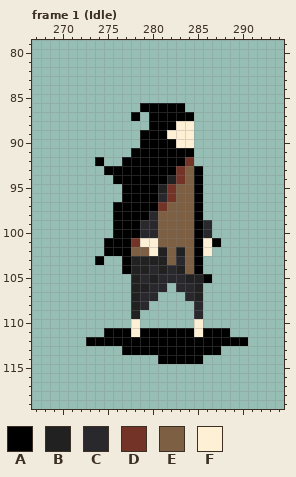
Two versions of one pixel-art file, animan/characters/animan-main-character-experimentation-0001.aseprite. The picture above is the old version.
320x160 pixels, 6 frames. Colours within 5 levels of each other are drawn and written as one. Shown: frame 1 (Idle): x 267..294, y 79..119.
Palette (. is transparent): A #000000  B #212121  C #29282d  D #733327  E #7d5f43  F #fdf0d5
Pixels before, frame 1 (Idle), first column x 273:
 86 ......AAAAA.......
 87 .....A.AAAAA......
 88 .......AAAFF......
 89 ......AAAFFF......
 90 ......AAAAFF......
 91 .....AAAAAAA......
 92 .A..AAAAAAAD......
 93 ..AAAAAAAADEA.....
 94 ...AAAAAABDEA.....
 95 ....AAAABDEEA.....
 96 ....AAAACDEEA.....
 97 ...AAAAADEEEA.....
 98 ...AAAACEEEEA.....
 99 ...AAACCEEEEAC....
100 ...AAACCEEEEAC....
101 ..AAADFFEEEEAFA...
102 ..AAAEEFBEBEAF....
103 .A..ABBBBECEA.....
104 ....ABBCBCBEA.....
105 .....BCBCCCBBA....
106 .....BBCC.CCB.....
107 .....BCC...CB.....
108 .....BC.....C.....
109 .....B......C.....
110 .....F......F.....
111 ..AAAFAAAAAAFAAA..
112 AAAAAAAAAAAAAAAAAA
113 ....AAAAAAAAAAA...
114 ........AAAAA.....
Once edited:
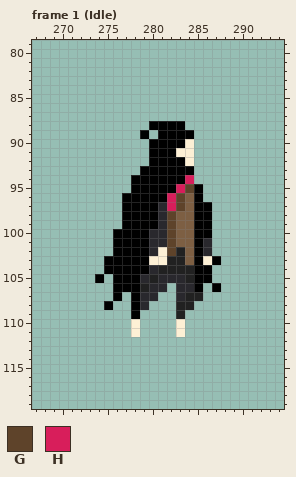
Colours new in this view: G #5e432a  H #d81e5b
Changes in this commit:
layer "characters/char7/shadow" now hidden
Changed rows in their new state; - is an unchanged pixel.
Frame 1 (Idle):
first column x 273:
 86 ------.....-------
 87 -----.-.....------
 88 ----------A.------
 89 -------.-AAA------
 90 ------.---A-------
 91 -----..---FF------
 92 -.--...----F------
 93 --....----AA.-----
 94 ---..----AAH.-----
 95 ----.---AAHG------
 96 --------AHG-------
 97 ---.----CHG--A----
 98 ---.---ACG---A----
 99 ---.--AACG---A----
100 ------A-CG---A----
101 --.--AACCG---C.---
102 --.--AACFG---C----
103 -.AA-AAFFBB--FA---
104 --AA-AA--B-B-A----
105 -A-AAA------A-----
106 ---AAA------A-A---
107 ---A-A----CB------
108 --A--A----BB.-----
109 -----A----B-.-----
110 ----------F-.-----
111 --...-....F.....--
112 ..................
113 ----...........---
114 --------.....-----
